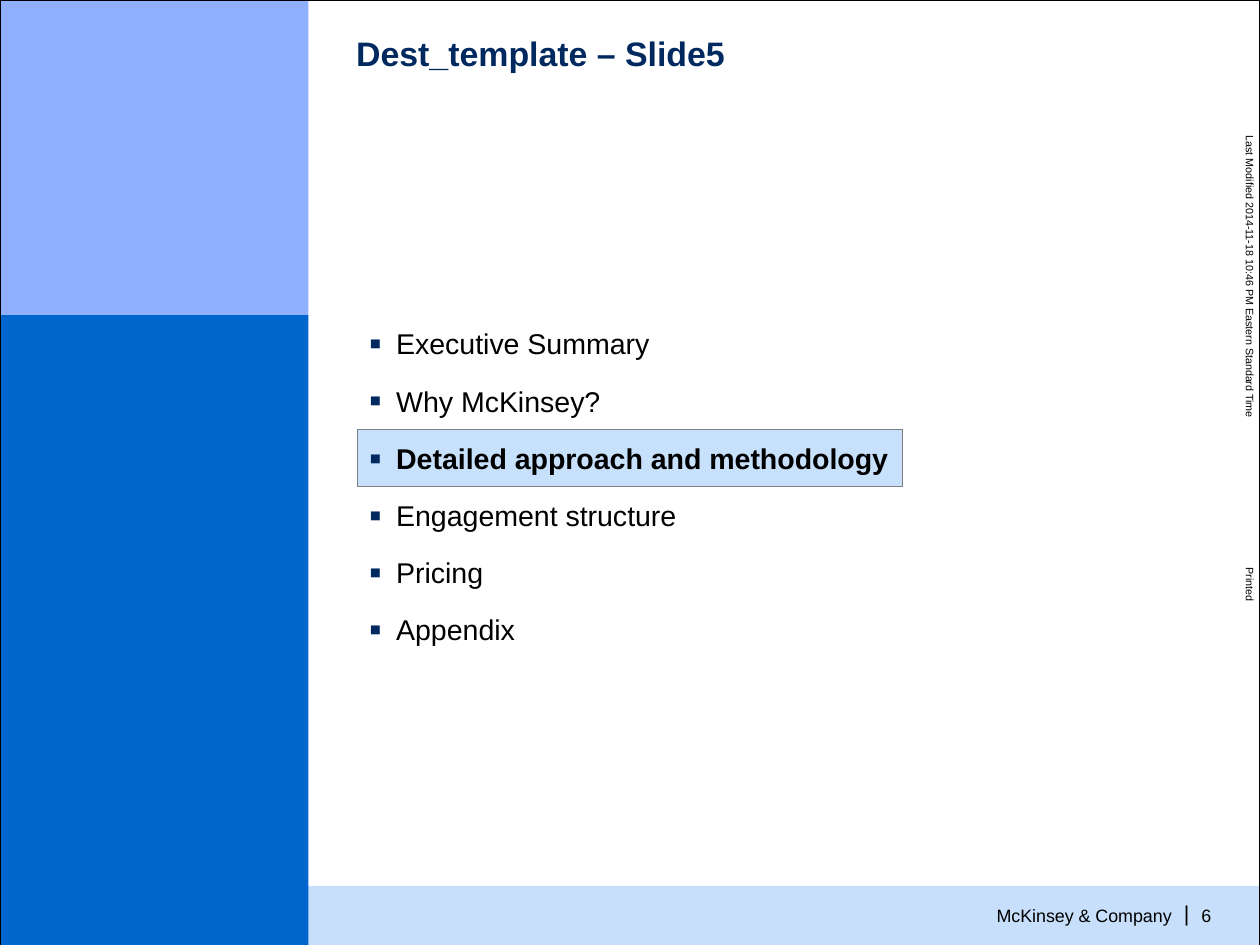
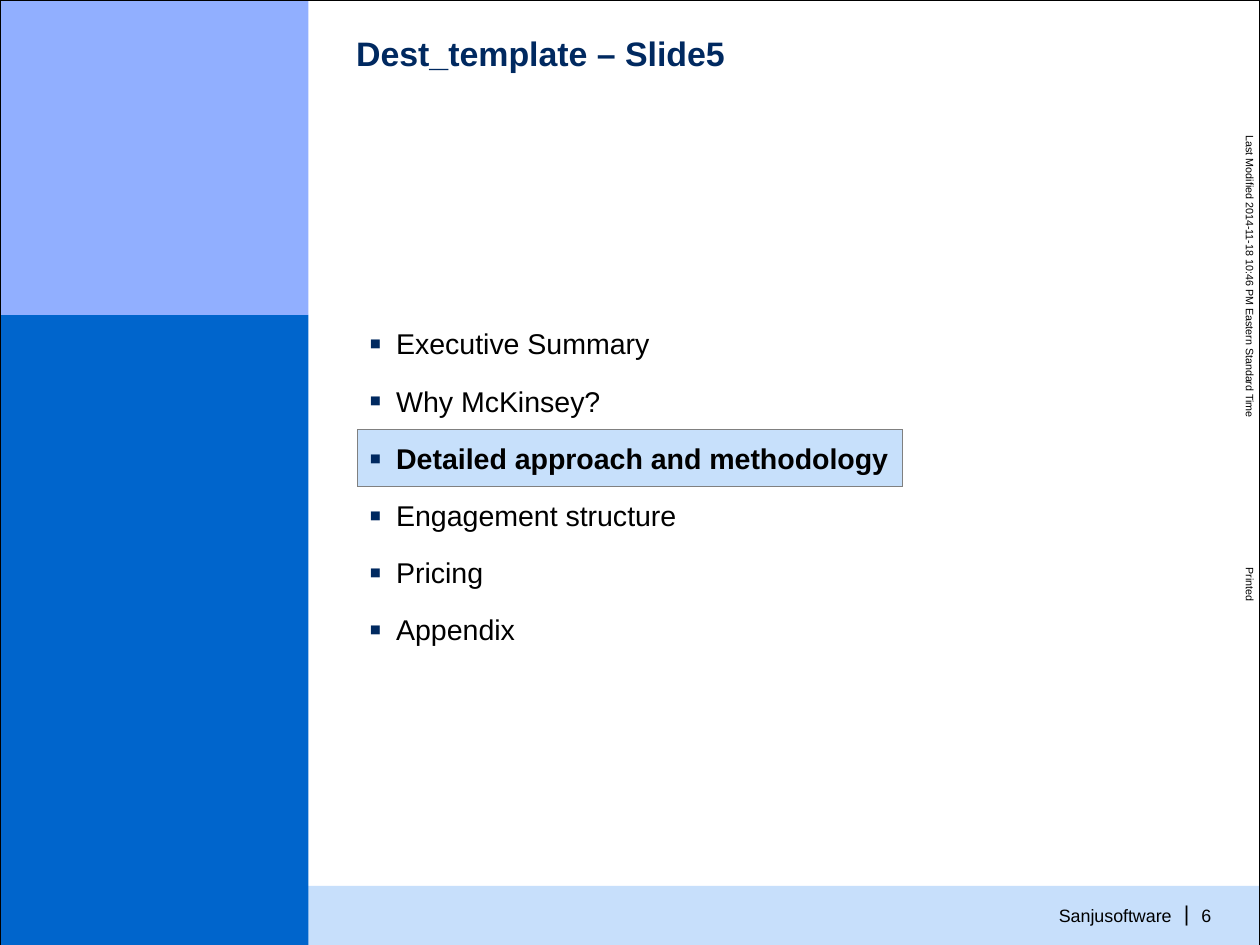
Before and after one commit to sanjusoftware/asposeslides, a slide deck: slide 7 of spec/data/dest_template.pptx. Drawn at 1260x945 pixels with LibreOffice and Linux fonts; fonts in the diff are those of the drawing. Boxes give left, top, right and bottom in pixels: in the first picture for what was removed or moved away, otherwise in the second. Text is boxed around its words. In the diff, an @@ line names an element or a change of style, - is before the commit and + after.

```diff
--- a/spec/data/dest_template.pptx
+++ b/spec/data/dest_template.pptx
@@ text removed at (997, 909, 1171, 926) @@
-McKinsey & Company
@@ text added at (1059, 909, 1172, 926), 10 pt, text #000000 @@
+Sanjusoftware
```
Also in this commit, not shown: 4 other slides changed.
